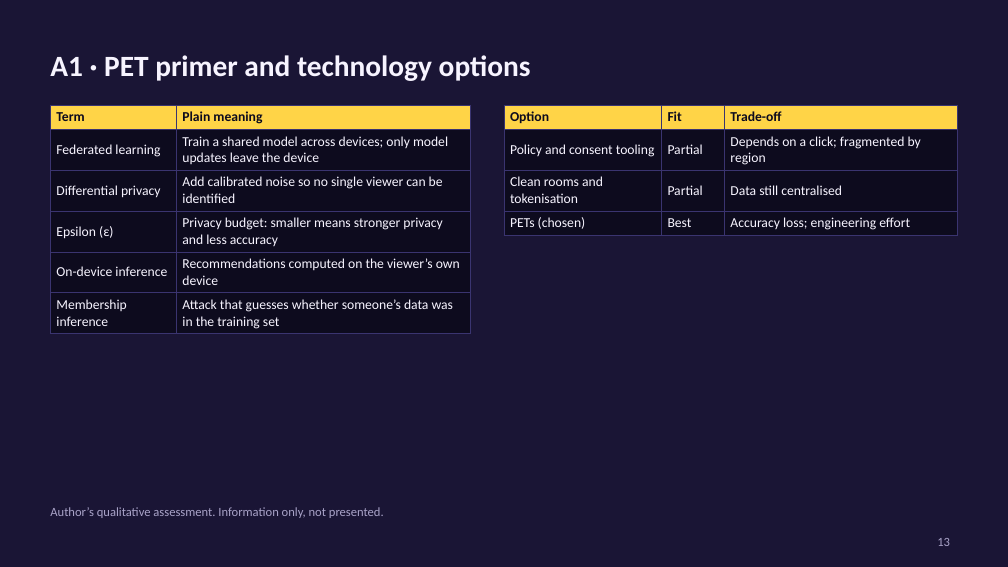
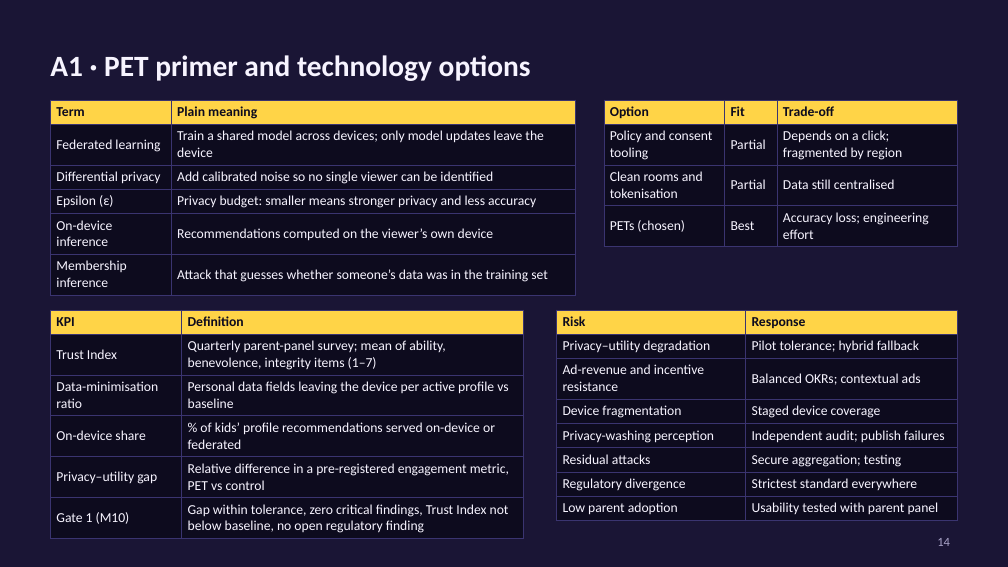
Before and after one commit to karanrg22-svg/skill, a slide deck: slide 14 of output/B_Creative_Visual.pptx (slide 13 before the commit). Drawn at 1008x567 pixels with LibreOffice and Linux fonts; fonts in the diff are those of the drawing. Boxes give left, top, right and bottom in pixels: in the first picture for what was removed or moved away, otherwise in the second. Text is boxed around its words. In the diff, an @@ line names an element or a change of style, - is before the commit and + after.

```diff
--- a/output/B_Creative_Visual.pptx
+++ b/output/B_Creative_Visual.pptx
@@ table: place and size @@
-table at bbox=[51, 105, 471, 333]
+table at bbox=[51, 100, 576, 291]
@@ table: place and size @@
-table at bbox=[504, 105, 957, 234]
+table at bbox=[604, 100, 958, 243]
@@ table added at bbox=[51, 310, 523, 537], 6 rows, 2 columns @@
+KPI | Definition
+Trust Index | Quarterly parent-panel survey; mean of ability, benevolence, integrity items (1–7)
+Data-minimisation ratio | Personal data fields leaving the device per active profile vs baseline
+On-device share | % of kids’ profile recommendations served on-device or federated
+Privacy–utility gap | Relative difference in a pre-registered engagement metric, PET vs control
+Gate 1 (M10) | Gap within tolerance, zero critical findings, Trust Index not below baseline, no open regulatory finding
@@ table added at bbox=[557, 310, 958, 519], 8 rows, 2 columns @@
+Risk | Response
+Privacy–utility degradation | Pilot tolerance; hybrid fallback
+Ad-revenue and incentive resistance | Balanced OKRs; contextual ads
+Device fragmentation | Staged device coverage
+Privacy-washing perception | Independent audit; publish failures
+Residual attacks | Secure aggregation; testing
+Regulatory divergence | Strictest standard everywhere
+Low parent adoption | Usability tested with parent panel
@@ text removed at bbox=[50, 507, 384, 518] @@
-Author’s qualitative assessment. Information only, not presented.
@@ page number at bbox=[937, 538, 950, 546]: text changed @@
-13
+14
```
Also in this commit, not shown: 1 other slide changed, 3 slides added, 2 slides removed, 1 other file.
